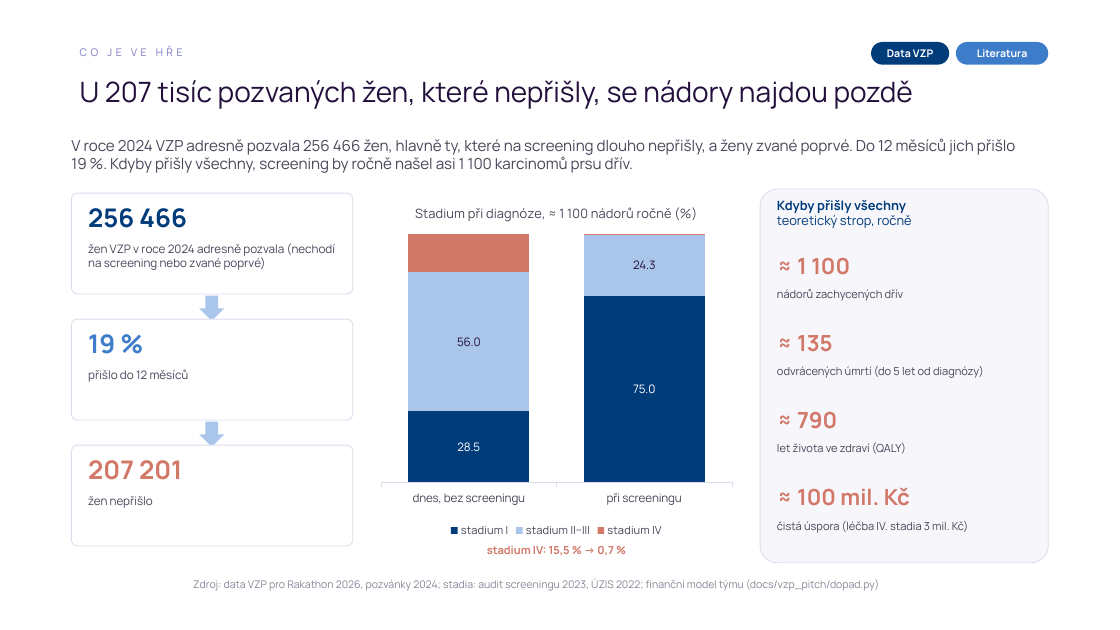
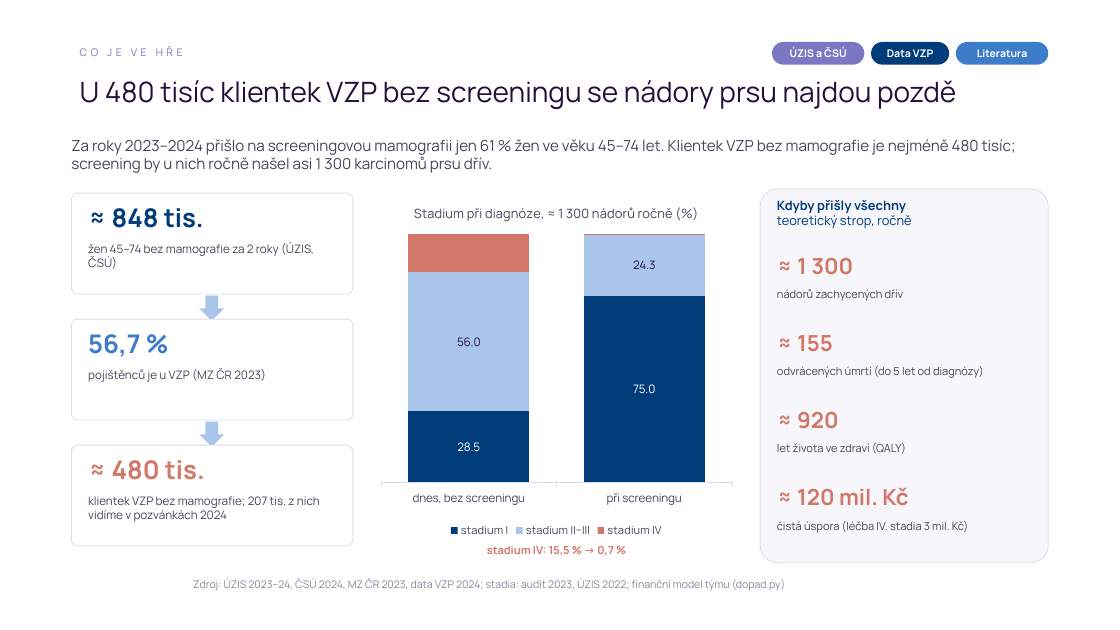
Before and after one commit to vit-tucek/mamograf-vzp, a slide deck: slide 2 of docs/vzp_pitch/pitch_v2.pptx. Drawn at 1120x630 pixels with LibreOffice and Linux fonts; fonts in the diff are those of the drawing; background and template pictures are left out. Boxes give left, top, right and bottom in pixels: in the first picture for what was removed or moved away, otherwise in the second. Text is boxed around its words. In the diff, an @@ line names an element or a change of style, - is before the commit and + after.

```diff
--- a/docs/vzp_pitch/pitch_v2.pptx
+++ b/docs/vzp_pitch/pitch_v2.pptx
@@ rounded rectangle added at (772, 42, 865, 65), fill #7A78C3, 9 pt, text #FFFFFF, bold @@
+ÚZIS a ČSÚ
@@ title at (80, 80, 956, 109): text changed @@
-U 207 tisíc pozvaných žen, které nepřišly, se nádory najdou pozdě
+U 480 tisíc klientek VZP bez screeningu se nádory prsu najdou pozdě
@@ text at (71, 139, 1016, 173): text changed @@
-V roce 2024 VZP adresně pozvala 256 466 žen, hlavně ty, které na screening dlouho nepřišly, a ženy zvané poprvé. Do 12 měsíců jich přišlo 19 %. Kdyby přišly všechny, screening by ročně našel asi 1 100 karcinomů prsu dřív.
+Za roky 2023–2024 přišlo na screeningovou mamografii jen 61 % žen ve věku 45–74 let. Klientek VZP bez mamografie je nejméně 480 tisíc; screening by u nich ročně našel asi 1 300 karcinomů prsu dřív.
@@ text at (112, 208, 204, 228): text changed @@
-256 466
+≈ 848 tis.
@@ column stacked 100% chart at (374, 189, 739, 542) @@
@@ title "Stadium při diagnóze, ≈ 1 100 nádorů ročně (%)" to "Stadium při diagnóze, ≈ 1 300 nádorů ročně (%)" @@
@@ text at (88, 242, 314, 269): text changed @@
-žen VZP v roce 2024 adresně pozvala (nechodí na screening nebo zvané poprvé)
+žen 45–74 bez mamografie za 2 roky (ÚZIS, ČSÚ)
@@ text at (797, 258, 853, 275): text changed @@
-≈ 1 100
+≈ 1 300
@@ text at (88, 334, 140, 357): text changed @@
-19 %
+56,7 %
@@ text at (797, 335, 833, 352): text changed @@
-≈ 135
+≈ 155
@@ text at (88, 368, 266, 382): text changed @@
-přišlo do 12 měsíců
+pojištěnců je u VZP (MZ ČR 2023)
@@ text at (797, 412, 838, 429): text changed @@
-≈ 790
+≈ 920
@@ text at (112, 460, 205, 480): text changed @@
-207 201
+≈ 480 tis.
@@ text at (88, 496, 320, 522): text changed @@
-žen nepřišlo
+klientek VZP bez mamografie; 207 tis. z nich vidíme v pozvánkách 2024
@@ text at (797, 488, 908, 506): text changed @@
-≈ 100 mil. Kč
+≈ 120 mil. Kč
@@ text at (193, 578, 785, 591): text changed @@
-Zdroj: data VZP pro Rakathon 2026, pozvánky 2024; stadia: audit screeningu 2023, ÚZIS 2022; finanční model týmu (docs/vzp_pitch/dopad.py)
+Zdroj: ÚZIS 2023–24, ČSÚ 2024, MZ ČR 2023, data VZP 2024; stadia: audit 2023, ÚZIS 2022; finanční model týmu (dopad.py)
```
Also in this commit, not shown: 1 other slide changed, 3 other files.
